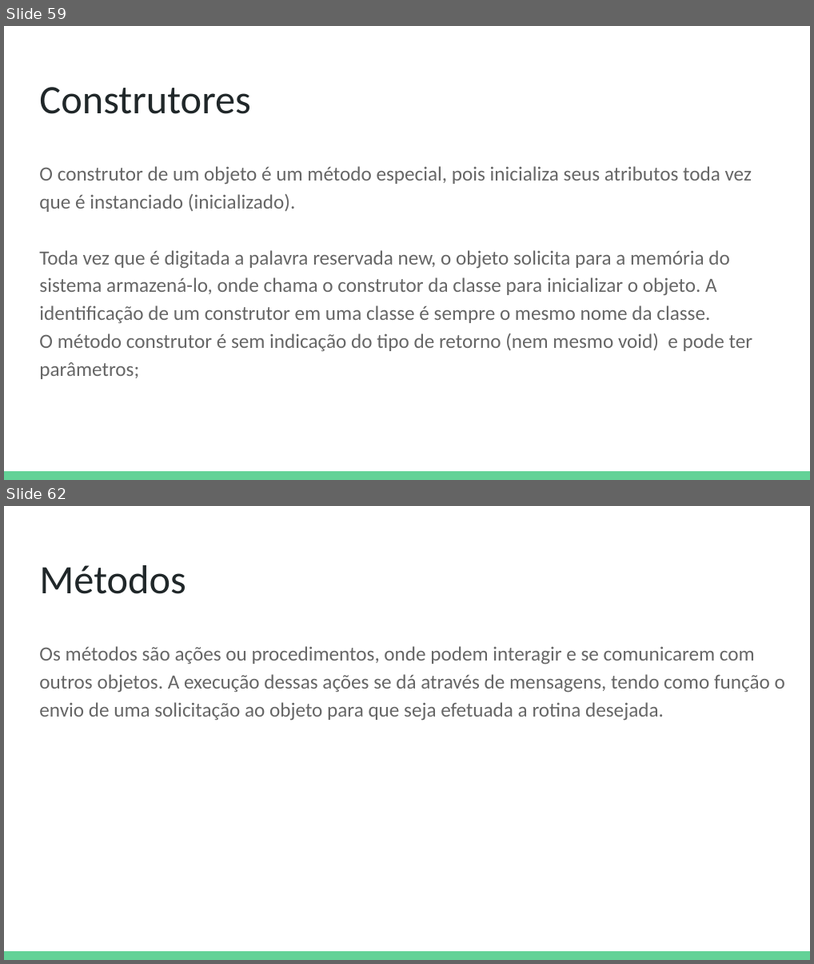
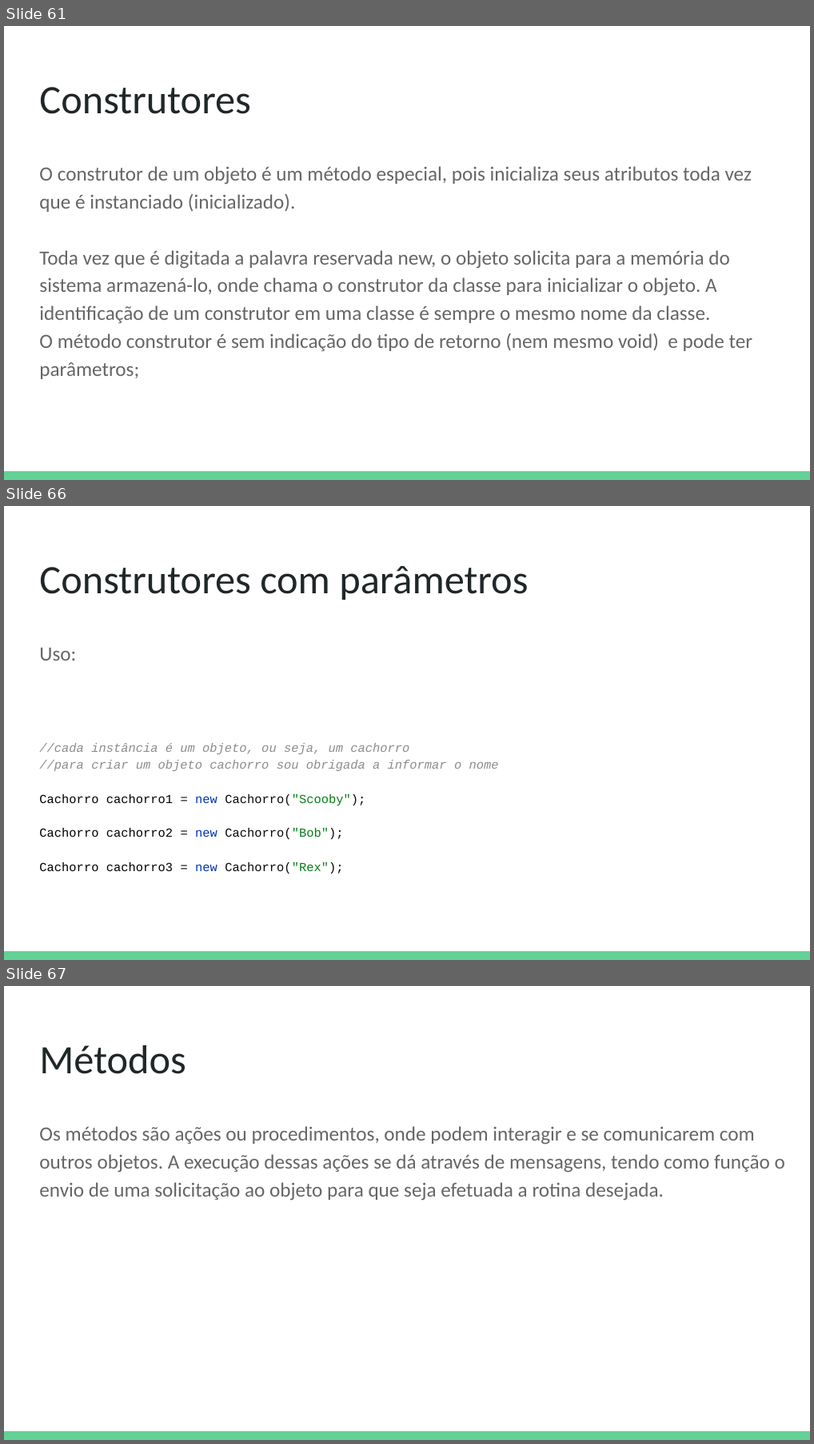
Before and after one commit to DeboraMendes/bootcamp, a slide deck: Java e Programação Orientada a Objetos.pptx. Shown one above the other, each under a label of ours: slides 59 and 62 before the commit, slides 61, 66 and 67 after it; the slides between them are not shown. The pictures are 814x964 and 814x1444 pixels, drawn with LibreOffice and Linux fonts; fonts in the diff are those of the drawing. Boxes give left, top, right and bottom in pixels: in the first picture for what was removed or moved away, otherwise in the second. Text is boxed around its words. In the diff, an @@ line names an element or a change of style, - is before the commit and + after.

```diff
--- a/Java e Programação Orientada a Objetos.pptx
+++ b/Java e Programação Orientada a Objetos.pptx
@@ slide 66 added at <box>4,506,810,960</box>, background #FFFFFF; not listed: 1 template element that a slide beside it also shows @@
@@ title added at <box>39,566,528,600</box>, 36 pt, text #202729 @@
+Construtores com parâmetros
@@ text added at <box>39,648,499,874</box>, 11 pt, text #8C8C8C @@
+Uso:
+//cada instância é um objeto, ou seja, um cachorro
+//para criar um objeto cachorro sou obrigada a informar o nome
+Cachorro cachorro1 = new Cachorro("Scooby");
+Cachorro cachorro2 = new Cachorro("Bob");
+Cachorro cachorro3 = new Cachorro("Rex");
@@ what was slide 59 is now slide 61 @@
@@ what was slide 62 is now slide 67 @@
```
Also in this commit, not shown: 2 slides changed, 8 other slides added.
